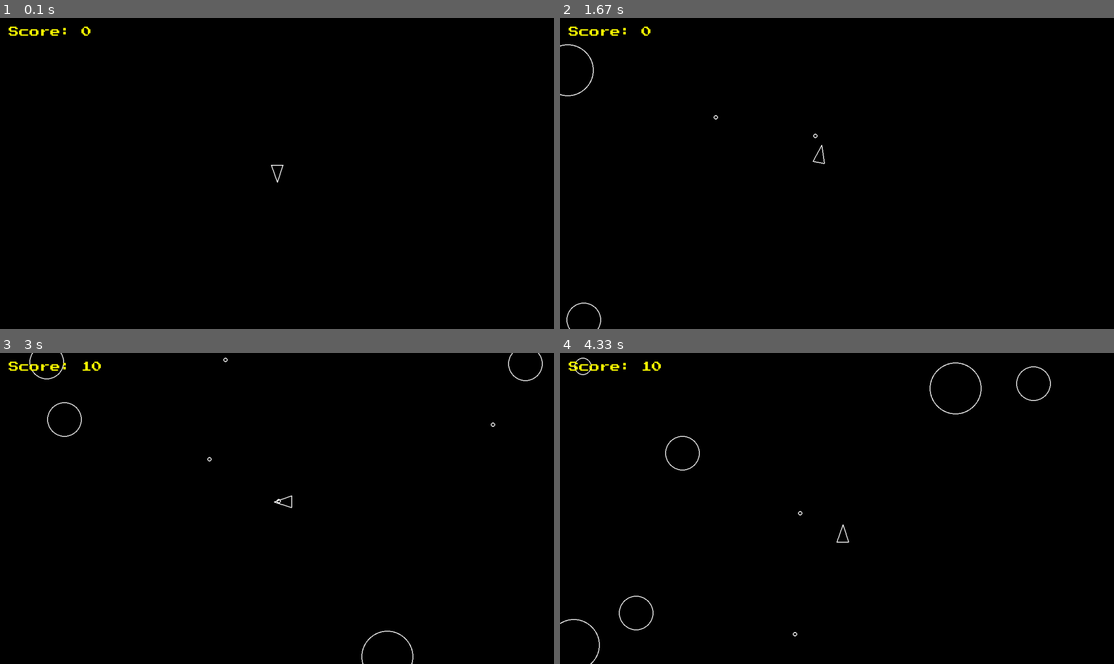
Above: before the commit, frames 1-4 (two rows, left to right).
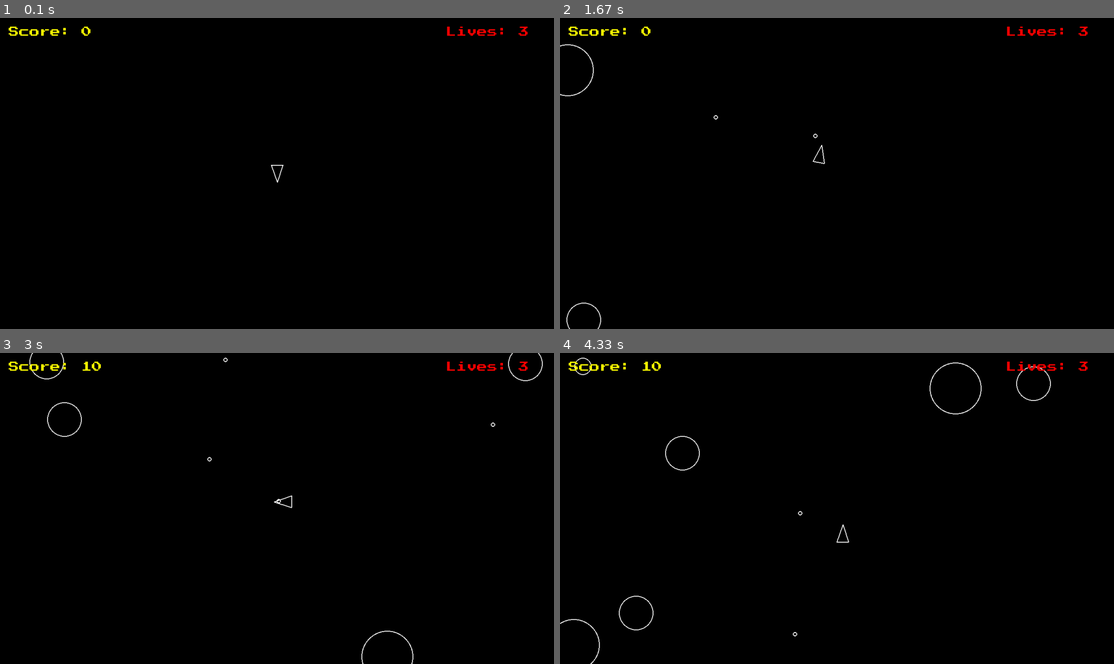
Above: after the commit, the same moments.

Repository: RedMarshmellow/pygame-asteroids
Game: pygame game, started from main.py
Two runs of this game, one before a commit and one after it. Both use one fixed random seed, a clock stepped at 60 frames per second and the inputs below.
Inputs:
- Up to frame 1 (0.1 s): no input
- Up to frame 2 (1.67 s): tap Space at 0.33, 0.73, 1.03, 1.23, 1.57 s; hold D 0.67-1.13 s; hold W 1.17-1.47 s; hold D from 1.5 s (still down)
- Up to frame 3 (3 s): tap Space at 1.87, 2.07, 2.37, 2.63, 2.97 s; release D at 1.97 s; hold A 2-2.53 s; hold S 2.57-2.87 s; hold A from 2.9 s (still down)
- Up to frame 4 (4.33 s): tap Space at 3.27, 3.4, 3.8, 4.1 s; release A at 3.3 s; hold W 3.33-3.7 s; hold D from 3.73 s (still down)

The runs differ from the first frame. In frame 1, 0.2% of the frame differs, in the area x 80-96%, y 2-6%; in frame 2, 0.2%; in frame 3, 0.2%; in frame 4, 0.2%.

Commit message:
feat: Implement multiple lives and respawning

Diff:
--- a/constants.py
+++ b/constants.py
@@ -13,3 +13,6 @@
 PLAYER_SHOOT_COOLDOWN_SECONDS = 0.3
 SCORE_BASE = ASTEROID_MAX_RADIUS * 10
 FONT = "PressStart2P-Regular"
+PLAYER_LIVES = 3
+PLAYER_INVULNERABILITY_DURATION = 2
+SCORE_PER_LIFE = 500
--- a/main.py
+++ b/main.py
@@ -1,8 +1,15 @@
 from shot import Shot
 import pygame
-import sys
 from asteroid import Asteroid
-from constants import SCREEN_HEIGHT, SCREEN_WIDTH, SCORE_BASE, FONT
+from constants import (
+    SCREEN_HEIGHT,
+    SCREEN_WIDTH,
+    SCORE_BASE,
+    FONT,
+    SCORE_PER_LIFE,
+    PLAYER_LIVES,
+    PLAYER_INVULNERABILITY_DURATION,
+)
 from logger import log_state, log_event
 from player import Player
 from asteroidfield import AsteroidField
@@ -25,6 +32,8 @@
     player = Player(SCREEN_WIDTH / 2, SCREEN_HEIGHT / 2)
     AsteroidField()
     score = 0
+    last_life_score = 0
+    is_game_over = False
     font_path = "fonts/" + FONT + ".ttf"
     try:
         font = pygame.font.Font(font_path, 24)
@@ -37,19 +46,44 @@
         for event in pygame.event.get():
             if event.type == pygame.QUIT:
                 return
-        updatable.update(dt)
-        for asteroid in asteroids:
-            if asteroid.collides_with(player):
-                log_event("player_hit")
-                print("Game over!")
-                sys.exit()
-        for asteroid in asteroids:
-            for shot in shots:
-                if shot.collides_with(asteroid):
-                    log_event("asteroid_shot")
-                    shot.kill()
-                    score += SCORE_BASE // asteroid.radius
-                    asteroid.split()
+            if event.type == pygame.KEYDOWN:
+                if event.key == pygame.K_r and is_game_over:
+                    score = 0
+                    last_life_score = 0
+                    player.lives = PLAYER_LIVES
+                    player.position = pygame.Vector2(
+                        SCREEN_WIDTH / 2, SCREEN_HEIGHT / 2
+                    )
+                    player.rotation = 0
+                    player.velocity = pygame.Vector2(0, 0)
+                    player.invulnerability_timer = PLAYER_INVULNERABILITY_DURATION
+                    for asteroid in asteroids:
+                        asteroid.kill()
+                    for shot in shots:
+                        shot.kill()
+                    is_game_over = False
+
+        if not is_game_over:
+            updatable.update(dt)
+        if not is_game_over:
+            for asteroid in asteroids:
+                if asteroid.collides_with(player):
+                    if not player.is_invulnerable():
+                        log_event("player_hit")
+                        asteroid.kill()
+                        player.respawn()
+                        if player.lives <= 0:
+                            is_game_over = True
+            for asteroid in asteroids:
+                for shot in shots:
+                    if shot.collides_with(asteroid):
+                        log_event("asteroid_shot")
+                        shot.kill()
+                        score += SCORE_BASE // asteroid.radius
+                        asteroid.split()
+                        while score - last_life_score >= SCORE_PER_LIFE:
+                            player.lives += 1
+                            last_life_score += SCORE_PER_LIFE
         screen.fill("black")
         for obj in drawable:
             obj.draw(screen)
@@ -57,6 +91,23 @@
         score_text = font.render(f"Score: {score}", True, "yellow")
         screen.blit(score_text, (20, 20))
 
+        lives_text = font.render(f"Lives: {player.lives}", True, "red")
+        screen.blit(lives_text, (SCREEN_WIDTH - 250, 20))
+
+        if is_game_over:
+            game_over_text = font.render("GAME OVER", True, "white")
+            restart_text = font.render("Press R to Restart", True, "white")
+
+            go_rect = game_over_text.get_rect(
+                center=(SCREEN_WIDTH / 2, SCREEN_HEIGHT / 2 - 20)
+            )
+            re_rect = restart_text.get_rect(
+                center=(SCREEN_WIDTH / 2, SCREEN_HEIGHT / 2 + 40)
+            )
+
+            screen.blit(game_over_text, go_rect)
+            screen.blit(restart_text, re_rect)
+
         pygame.display.flip()
         dt = clock.tick(60) / 1000
 
--- a/player.py
+++ b/player.py
@@ -9,6 +9,8 @@
     PLAYER_TURN_SPEED,
     SCREEN_WIDTH,
     SCREEN_HEIGHT,
+    PLAYER_INVULNERABILITY_DURATION,
+    PLAYER_LIVES,
 )
 from shot import Shot
 from circleshape import CircleShape
@@ -19,6 +21,8 @@
         super().__init__(x, y, PLAYER_RADIUS)
         self.rotation = 0
         self.shot_cooldown_timer = 0
+        self.invulnerability_timer = 0
+        self.lives = PLAYER_LIVES
 
     def triangle(self):
         forward = pygame.Vector2(0, 1).rotate(self.rotation)
@@ -29,13 +33,18 @@
         return [a, b, c]
 
     def draw(self, screen):
-        pygame.draw.polygon(screen, "white", self.triangle(), LINE_WIDTH)
+        color = "white"
+        if self.invulnerability_timer > 0:
+            color = "red"
+        pygame.draw.polygon(screen, color, self.triangle(), LINE_WIDTH)
 
     def rotate(self, dt):
         self.rotation += PLAYER_TURN_SPEED * dt
 
     def update(self, dt):
         self.shot_cooldown_timer -= dt
+        if self.invulnerability_timer > 0:
+            self.invulnerability_timer -= dt
 
         keys = pygame.key.get_pressed()
 
@@ -64,3 +73,10 @@
         shot = Shot(self.position.x, self.position.y, SHOT_RADIUS)
         shot.velocity = pygame.Vector2(0, 1).rotate(self.rotation) * PLAYER_SHOOT_SPEED
         self.shot_cooldown_timer = PLAYER_SHOOT_COOLDOWN_SECONDS
+
+    def respawn(self):
+        self.lives -= 1
+        self.invulnerability_timer = PLAYER_INVULNERABILITY_DURATION
+
+    def is_invulnerable(self):
+        return self.invulnerability_timer > 0
Not shown, changed: todos.md
